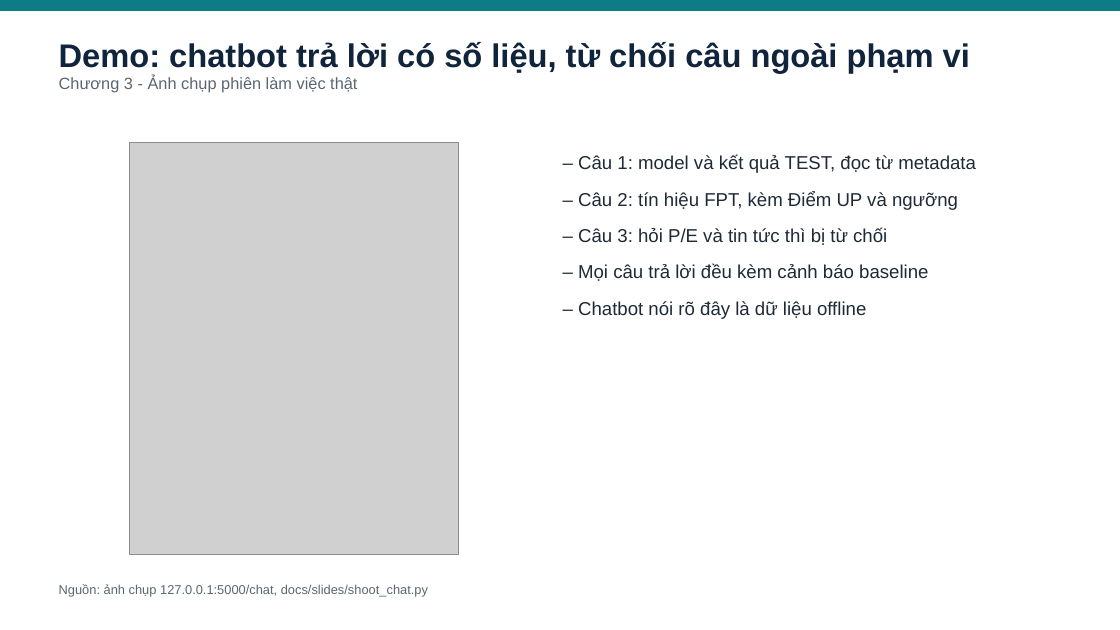
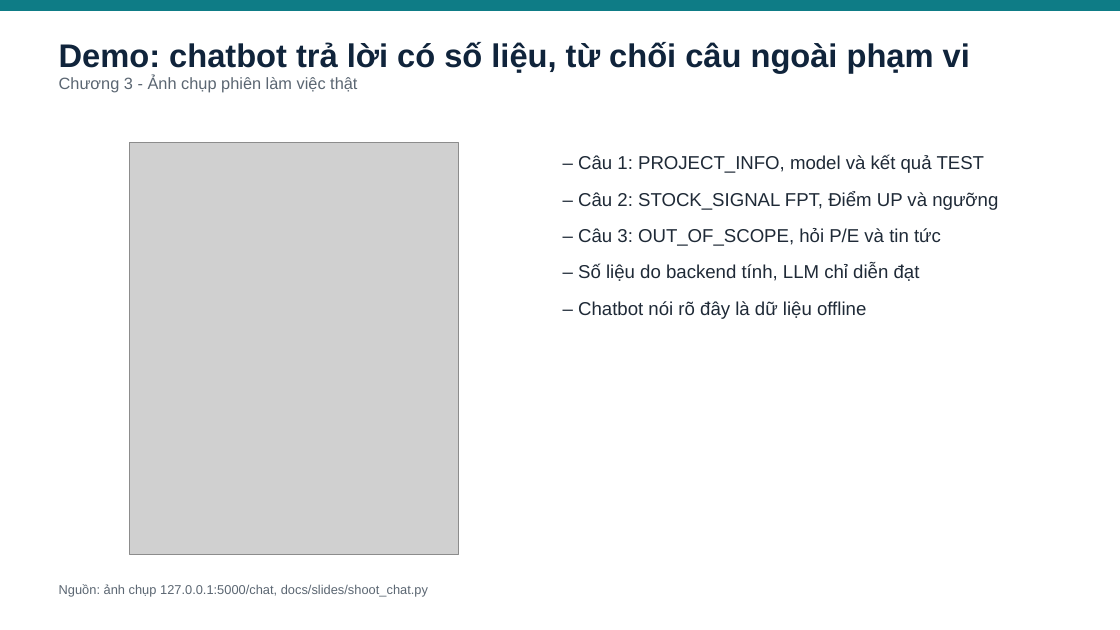
Before and after one commit to human6004/stock-prediction-ml, a slide deck: slide 11 of docs/slides/thuyet_trinh_nien_luan.pptx. Drawn at 1120x630 pixels with LibreOffice and Linux fonts; fonts in the diff are those of the drawing; grey boxes stand for pictures. Boxes give left, top, right and bottom in pixels: in the first picture for what was removed or moved away, otherwise in the second. Text is boxed around its words. In the diff, an @@ line names an element or a change of style, - is before the commit and + after.

```diff
--- a/docs/slides/thuyet_trinh_nien_luan.pptx
+++ b/docs/slides/thuyet_trinh_nien_luan.pptx
@@ text at bbox=[578, 155, 998, 281]: text changed @@
-– Câu 1: model và kết quả TEST, đọc từ metadata
-– Câu 2: tín hiệu FPT, kèm Điểm UP và ngưỡng
-– Câu 3: hỏi P/E và tin tức thì bị từ chối
-– Mọi câu trả lời đều kèm cảnh báo baseline
+– Câu 1: PROJECT_INFO, model và kết quả TEST
+– Câu 2: STOCK_SIGNAL FPT, Điểm UP và ngưỡng
+– Câu 3: OUT_OF_SCOPE, hỏi P/E và tin tức
+– Số liệu do backend tính, LLM chỉ diễn đạt
```
Also in this commit, not shown: 2 other slides changed, 31 other files.
